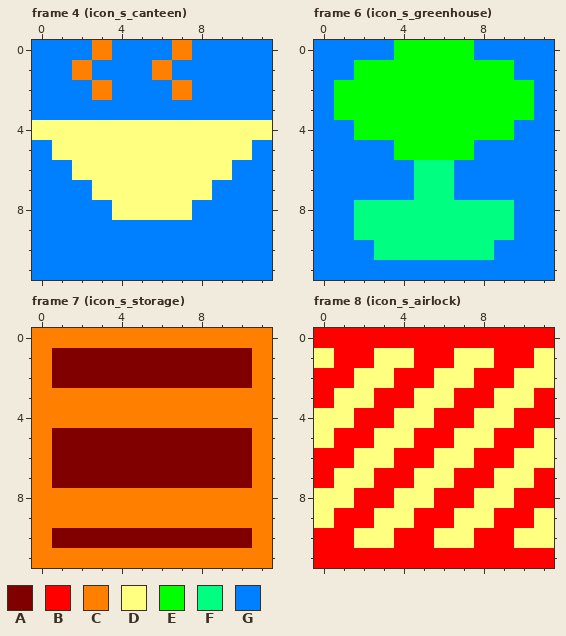
A pixel-art file gets an edit: assets/aseprite/planetbase_icons_s_cpc_mode0.aseprite. The picture above was drawn from the file before the commit.
12x12 pixels, 8 frames. Shown: frame 4 (icon_s_canteen), frame 6 (icon_s_greenhouse), frame 7 (icon_s_storage), frame 8 (icon_s_airlock). The commit also changed other frames, which this record leaves out.
Palette (. is transparent): A #800000  B #ff0000  C #ff8000  D #ffff80  E #00ff00  F #00ff80  G #0080ff
New version:
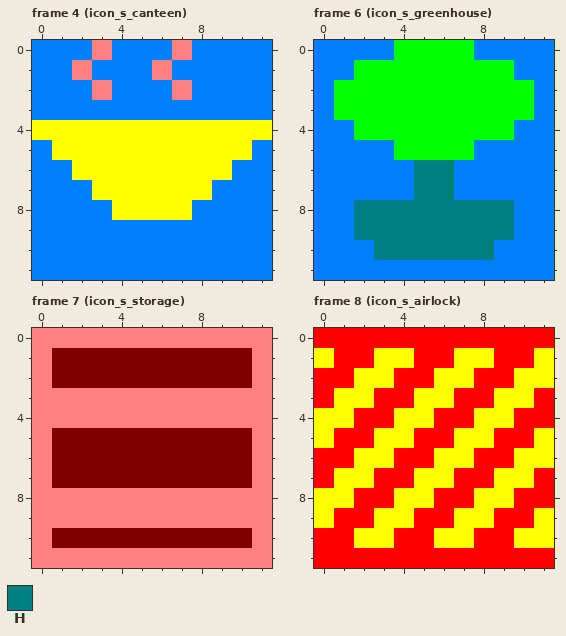
Colours new in this view: H #008080
The exact change:
Colour C changes from #ff8000 to #ff8080.
Colour D changes from #ffff80 to #ffff00.
Frame 6 (icon_s_greenhouse):
The author changed colour F to colour H in rows 6 to 7 at x 5 to 6; in rows 8 to 9 at x 2 to 9; in row 10 at x 3 to 8.
Boxes around the changes in both pictures, in picture pixels (x1, y1, x2, y2):
changed: (32, 40, 272, 220)
changed: (354, 160, 514, 260)
changed: (32, 328, 272, 568)
changed: (314, 348, 554, 548)
